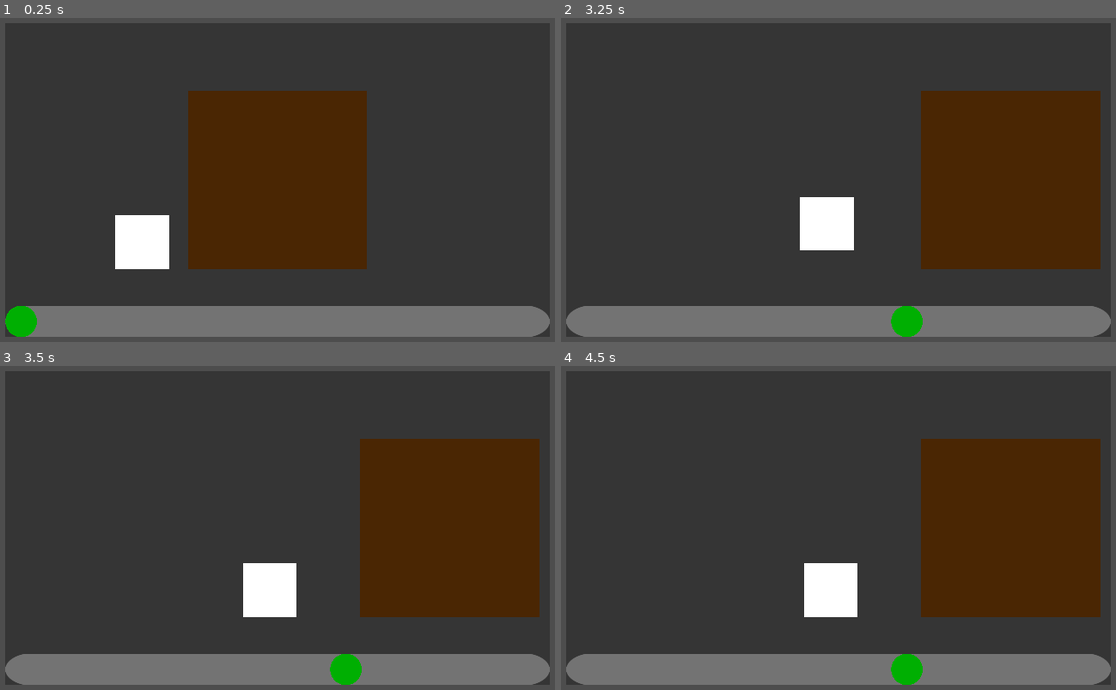
Above: before the commit, frames 1-4 (two rows, left to right).
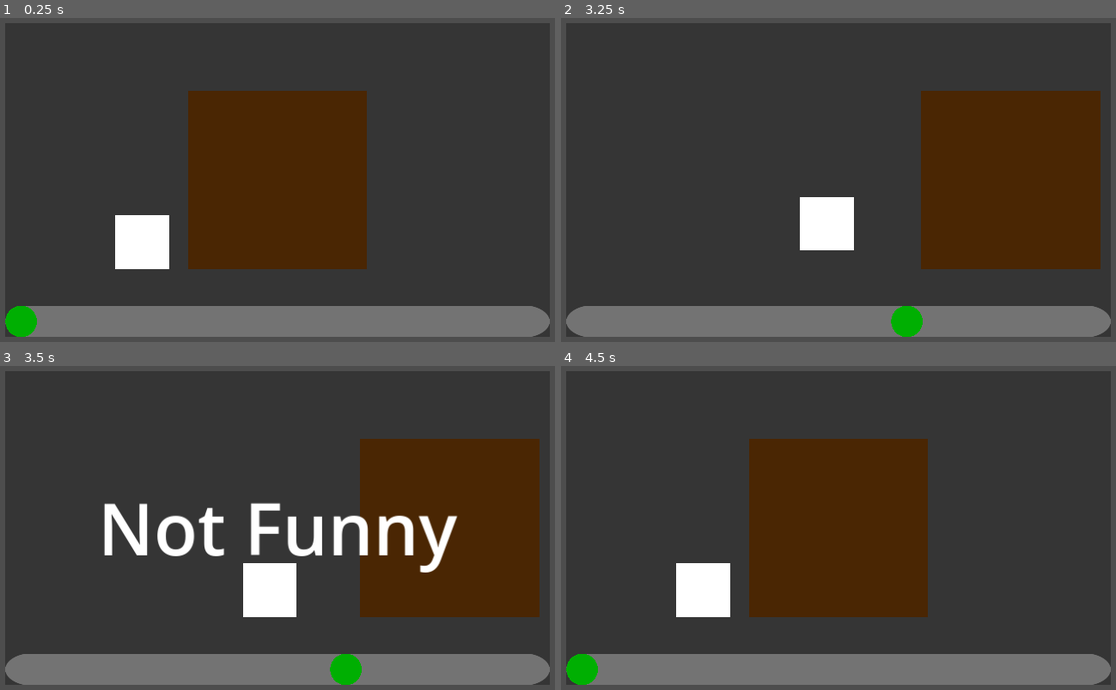
Above: after the commit, the same moments.

Repository: TheJP/GlobalGameJam2024
Game: Godot game, scene res://main.tscn
Two runs of this game, one before a commit and one after it. Both use one fixed random seed, a clock stepped at 60 frames per second and the inputs below.
Inputs (mouse positions are in pixels of both pictures, inside the frame that each line leads up to):
- Up to frame 1 (0.25 s): no input
- Up to frame 2 (3.25 s): tap Enter at 0.5 s; drag from (583, 322) to (905, 95) at 0.52 s; tap Space at 1.25 s; drag from (705, 241) to (905, 322) at 1.27 s; move the mouse to (905, 95) at 2.02 s; click (905, 95) at 2.17 s; drag from (805, 257) to (633, 121) at 2.77 s
- Up to frame 3 (3.5 s): no input
- Up to frame 4 (4.5 s): move the mouse to (1043, 586) at 3.52 s; click (1043, 586) at 3.67 s; tap Enter at 4.25 s; drag from (633, 469) to (905, 670) at 4.27 s

Frames 1-2 are identical in both runs. In frame 3, 4.0% of the frame differs, in the area x 18-83%, y 42-64%; in frame 4, 37%, in the area x 0-98%, y 22-99%.

Commit message:
Finished draft of sofa game

Diff:
--- a/Catfluencer/01_sofa_game/sofa_game.gd
+++ b/Catfluencer/01_sofa_game/sofa_game.gd
@@ -15,9 +15,15 @@
 		_cat_jumped = true
 		$Slider.disabled = true
 		$Cat.apply_impulse(Vector2(200, -1000))
+		print("jump value: ", $Slider.value)
 
 		await get_tree().create_timer(2.0, false).timeout
-		print("game over")
+		var is_funny = 0.2 <= $Slider.value and $Slider.value <= 0.5
+		var message: Label = get_tree().get_first_node_in_group("message")
+		if message:
+			message.text = "Funny" if is_funny else "Not Funny"
+
+		Level.finished_level(is_funny)
 
 
 func _ready():
@@ -39,9 +45,3 @@
 func _on_cat_mouse_exited():
 	_cat_hovered = false
 	Input.set_default_cursor_shape(Input.CURSOR_ARROW)
-
-
-func _on_cat_body_entered(body):
-	if body == $Floor and _cat_jumped:
-		pass
-		#print("hit floor")
--- a/Catfluencer/01_sofa_game/sofa_game.tscn
+++ b/Catfluencer/01_sofa_game/sofa_game.tscn
@@ -1,7 +1,7 @@
 [gd_scene load_steps=8 format=3 uid="uid://uppfr5glg0qf"]
 
 [ext_resource type="Script" path="res://01_sofa_game/sofa_game.gd" id="1_u6uvt"]
-[ext_resource type="PackedScene" uid="uid://bpa1aakkr0shm" path="res://background.tscn" id="2_kgk86"]
+[ext_resource type="PackedScene" uid="uid://bpa1aakkr0shm" path="res://common.tscn" id="2_jxbj8"]
 [ext_resource type="PackedScene" uid="uid://dgjybaqr7v1fv" path="res://01_sofa_game/slider.tscn" id="2_rfkv3"]
 [ext_resource type="Texture2D" uid="uid://duymb8xqpfysw" path="res://square.png" id="3_b15qp"]
 
@@ -18,7 +18,7 @@
 [node name="SofaGame" type="Node2D"]
 script = ExtResource("1_u6uvt")
 
-[node name="Background" parent="." instance=ExtResource("2_kgk86")]
+[node name="Common" parent="." instance=ExtResource("2_jxbj8")]
 metadata/_edit_lock_ = true
 
 [node name="Slider" parent="." instance=ExtResource("2_rfkv3")]
@@ -58,6 +58,5 @@
 shape = SubResource("WorldBoundaryShape2D_rbeuj")
 
 [connection signal="value_changed" from="Slider" to="." method="_on_slider_value_changed"]
-[connection signal="body_entered" from="Cat" to="." method="_on_cat_body_entered"]
 [connection signal="mouse_entered" from="Cat" to="." method="_on_cat_mouse_entered"]
 [connection signal="mouse_exited" from="Cat" to="." method="_on_cat_mouse_exited"]
--- a/Catfluencer/background.tscn
+++ /dev/null
@@ -1,7 +0,0 @@
-[gd_scene format=3 uid="uid://bpa1aakkr0shm"]
-
-[node name="Background" type="Node2D"]
-
-[node name="Screen" type="Polygon2D" parent="." groups=["screen"]]
-color = Color(0.133333, 0.133333, 0.133333, 0.54902)
-polygon = PackedVector2Array(200, 100, 1720, 100, 1720, 980, 200, 980)
--- /dev/null
+++ b/Catfluencer/common.tscn
@@ -0,0 +1,19 @@
+[gd_scene format=3 uid="uid://bpa1aakkr0shm"]
+
+[node name="Background" type="Node2D"]
+
+[node name="Screen" type="Polygon2D" parent="." groups=["screen"]]
+color = Color(0.133333, 0.133333, 0.133333, 0.54902)
+polygon = PackedVector2Array(200, 100, 1720, 100, 1720, 980, 200, 980)
+
+[node name="CanvasLayer" type="CanvasLayer" parent="."]
+
+[node name="CenterContainer" type="CenterContainer" parent="CanvasLayer"]
+custom_minimum_size = Vector2(1920, 1080)
+offset_right = 1920.0
+offset_bottom = 1080.0
+mouse_filter = 2
+
+[node name="MessageLabel" type="Label" parent="CanvasLayer/CenterContainer" groups=["message"]]
+layout_mode = 2
+theme_override_font_sizes/font_size = 200
--- a/Catfluencer/project.godot
+++ b/Catfluencer/project.godot
@@ -21,6 +21,7 @@
 [autoload]
 
 ReferenceSize="*res://singleton/reference_size.gd"
+Level="*res://singleton/level.gd"
 
 [display]
 
--- /dev/null
+++ b/Catfluencer/singleton/level.gd
@@ -0,0 +1,17 @@
+extends Node
+
+
+var _current = 0
+const _levels = [
+	preload("res://01_sofa_game/sofa_game.tscn")
+]
+
+func finished_level(success: bool):
+	await get_tree().create_timer(1.0, false).timeout
+
+	if success:
+		_current = (_current + 1) % len(_levels)
+	else:
+		_current = 0
+
+	get_tree().change_scene_to_packed(_levels[_current])
